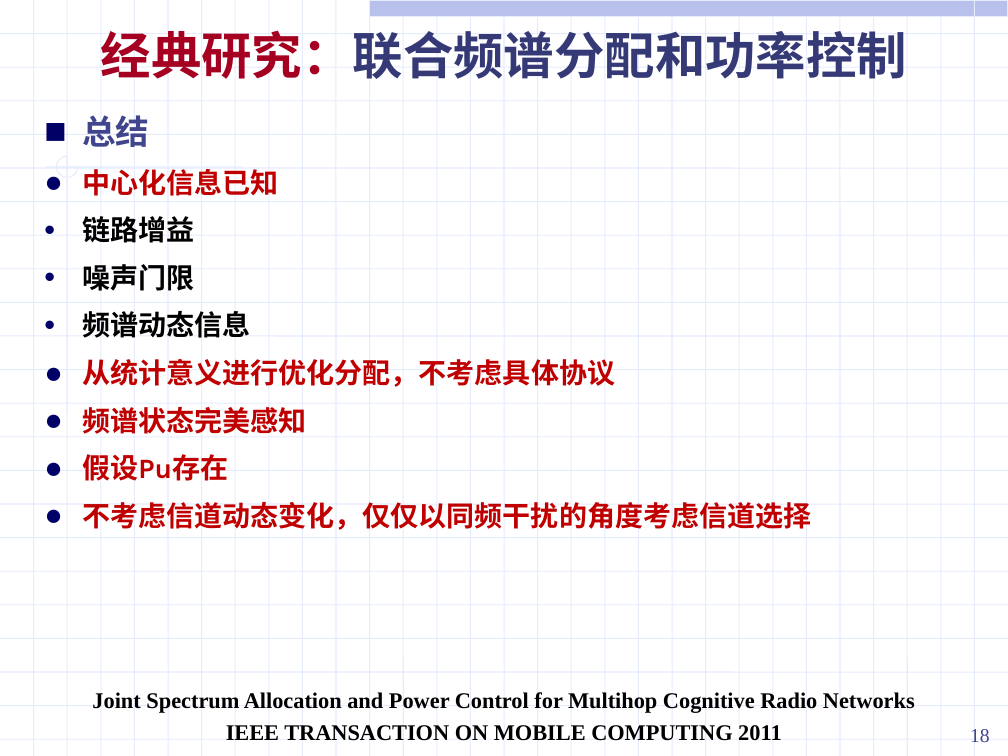
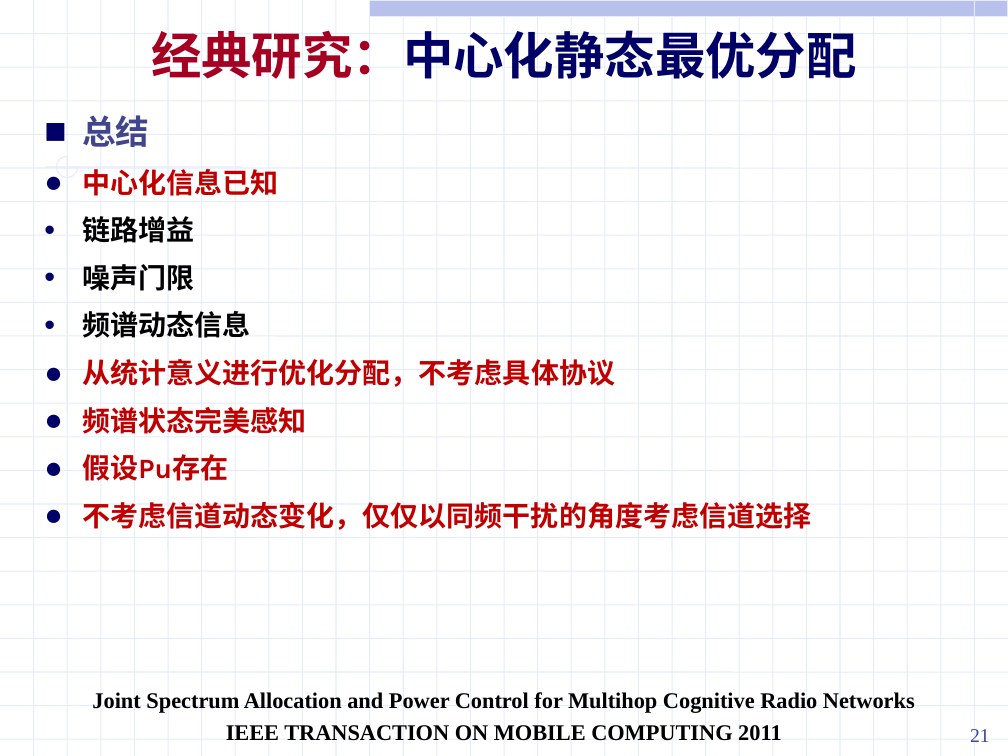
Before and after one commit to ssheroes/hello-world, a slide deck: slide 21 of 战术网频谱资源分配调研.pptx (slide 18 before the commit). Drawn at 1008x756 pixels with LibreOffice and Linux fonts; fonts in the diff are those of the drawing. Boxes give left, top, right and bottom in pixels: in the first picture for what was removed or moved away, otherwise in the second. Text is boxed around its words. In the diff, an @@ line names an element or a change of style, - is before the commit and + after.

```diff
--- a/战术网频谱资源分配调研.pptx
+++ b/战术网频谱资源分配调研.pptx
@@ text at <box>151,30,857,79</box>: text changed; font Karla to Noto Sans CJK SC; text colour #353A77 to #000066 @@
-经典研究：联合频谱分配和功率控制
+经典研究：中心化静态最优分配
@@ page number at <box>970,729,990,742</box>: text changed @@
-18
+21
```
Also in this commit, not shown: 35 other slides changed, 4 slides added, 1 slide removed, 5 other files.
